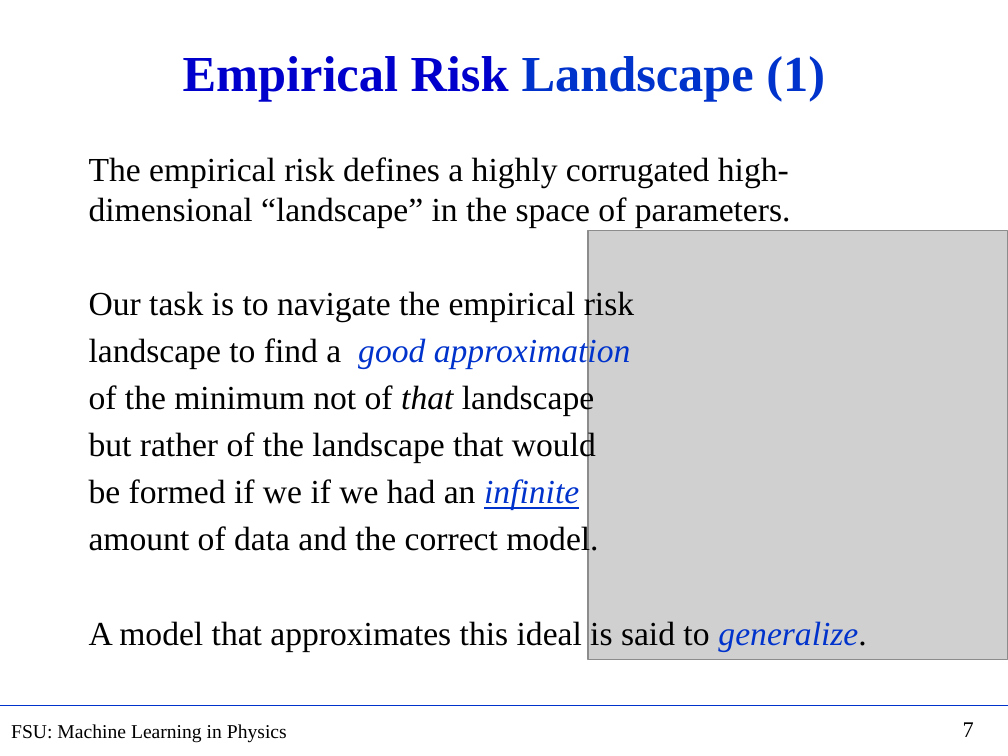
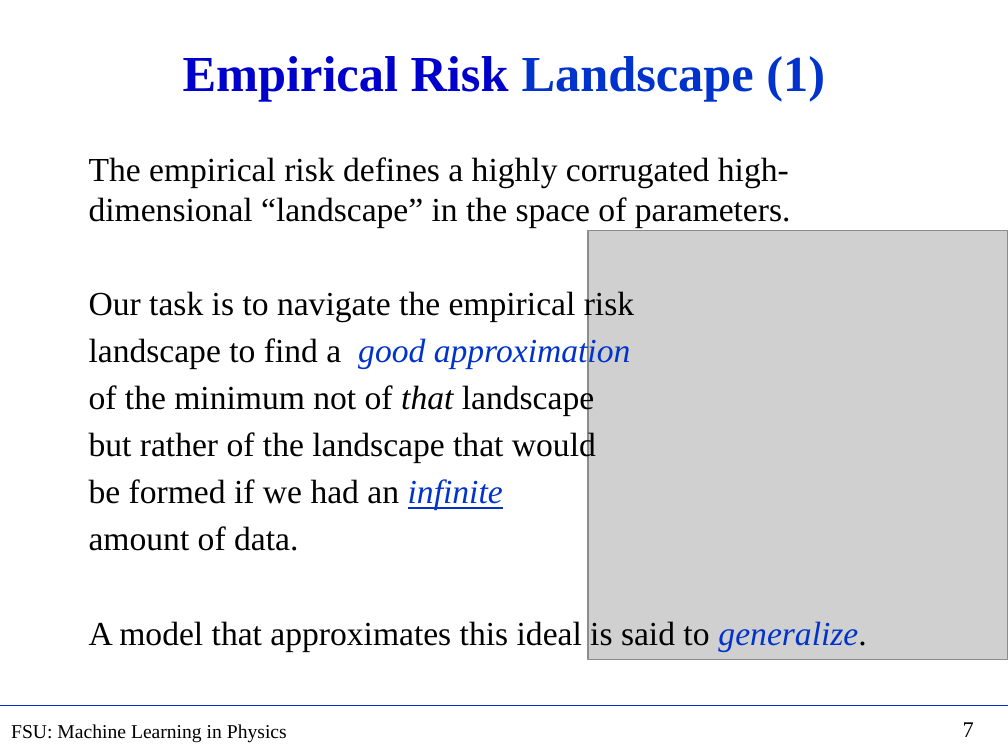
Before and after one commit to hbprosper/mlinphysics, a slide deck: slide 7 of Lectures/01.Foundations/Lecture02.pptx. Drawn at 1008x756 pixels with LibreOffice and Linux fonts; fonts in the diff are those of the drawing; grey boxes stand for pictures. Boxes give left, top, right and bottom in pixels: in the first picture for what was removed or moved away, otherwise in the second. Text is boxed around its words. In the diff, an @@ line names an element or a change of style, - is before the commit and + after.

```diff
--- a/Lectures/01.Foundations/Lecture02.pptx
+++ b/Lectures/01.Foundations/Lecture02.pptx
@@ text at (89,479,503,551): text changed @@
-be formed if we if we had an infinite
-amount of data and the correct model.
+be formed if we had an infinite
+amount of data.
```
Also in this commit, not shown: 1 other slide changed, 4 slides added, 8 slides removed, 5 other files.
